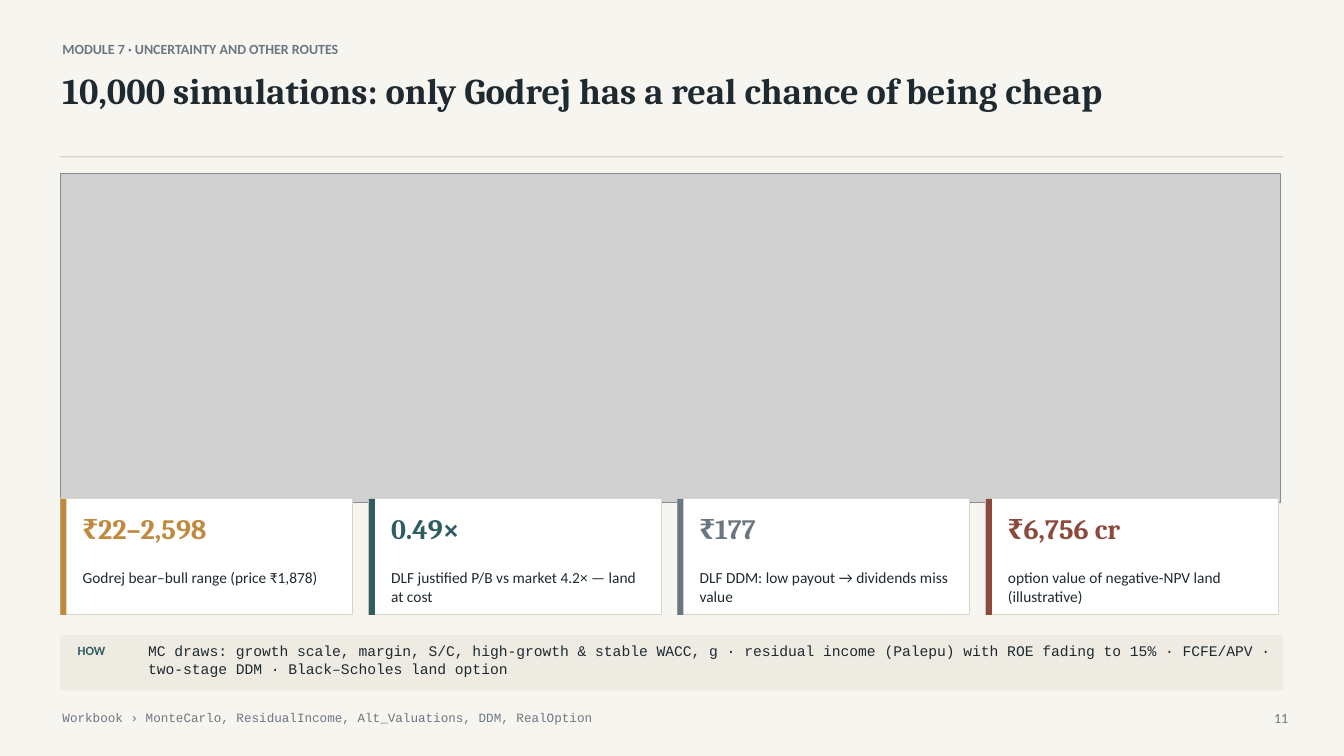
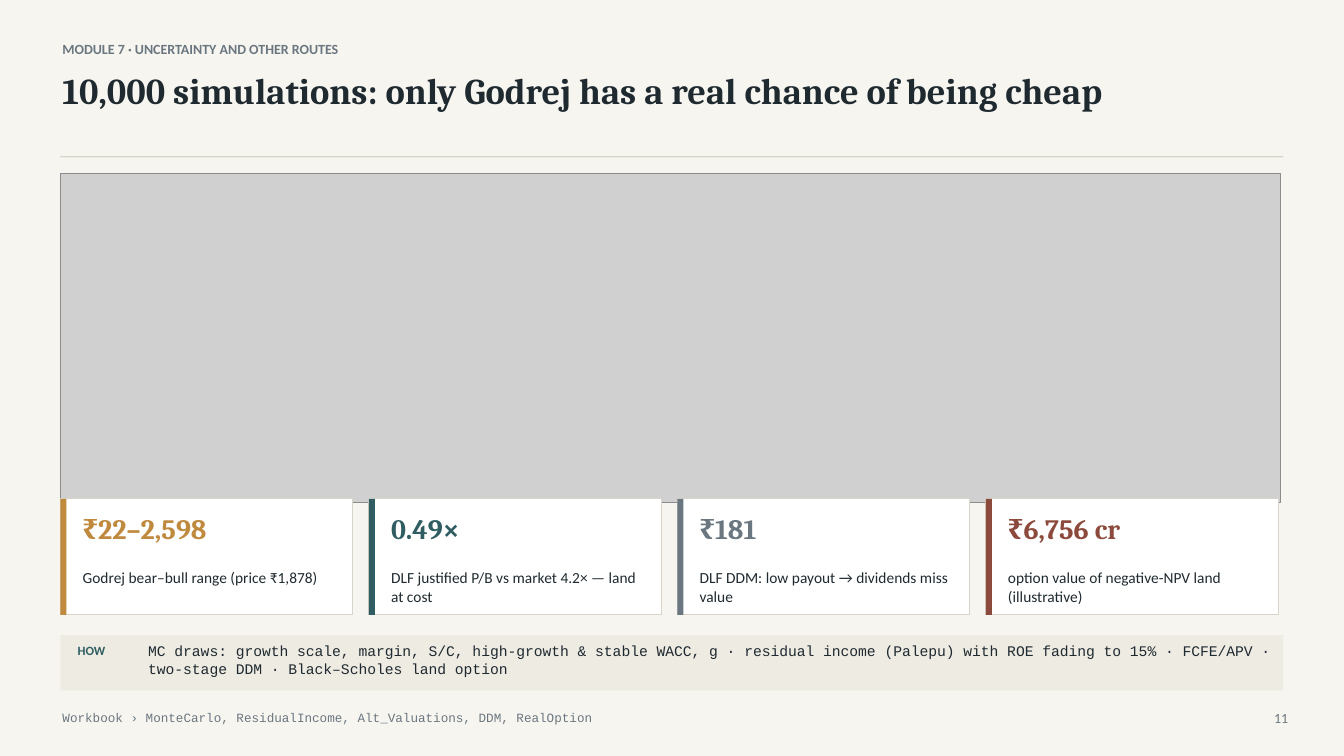
Before and after one commit to atharvaakz/BAAV, a slide deck: slide 11 of reports/ProjectBaav_Group27_Presentation.pptx. Drawn at 1344x756 pixels with LibreOffice and Linux fonts; fonts in the diff are those of the drawing; grey boxes stand for pictures. Boxes give left, top, right and bottom in pixels: in the first picture for what was removed or moved away, otherwise in the second. Text is boxed around its words. In the diff, an @@ line names an element or a change of style, - is before the commit and + after.

```diff
--- a/reports/ProjectBaav_Group27_Presentation.pptx
+++ b/reports/ProjectBaav_Group27_Presentation.pptx
@@ text at bbox=[715, 520, 756, 539]: text changed @@
-₹177
+₹181
```
Also in this commit, not shown: 12 other files.
